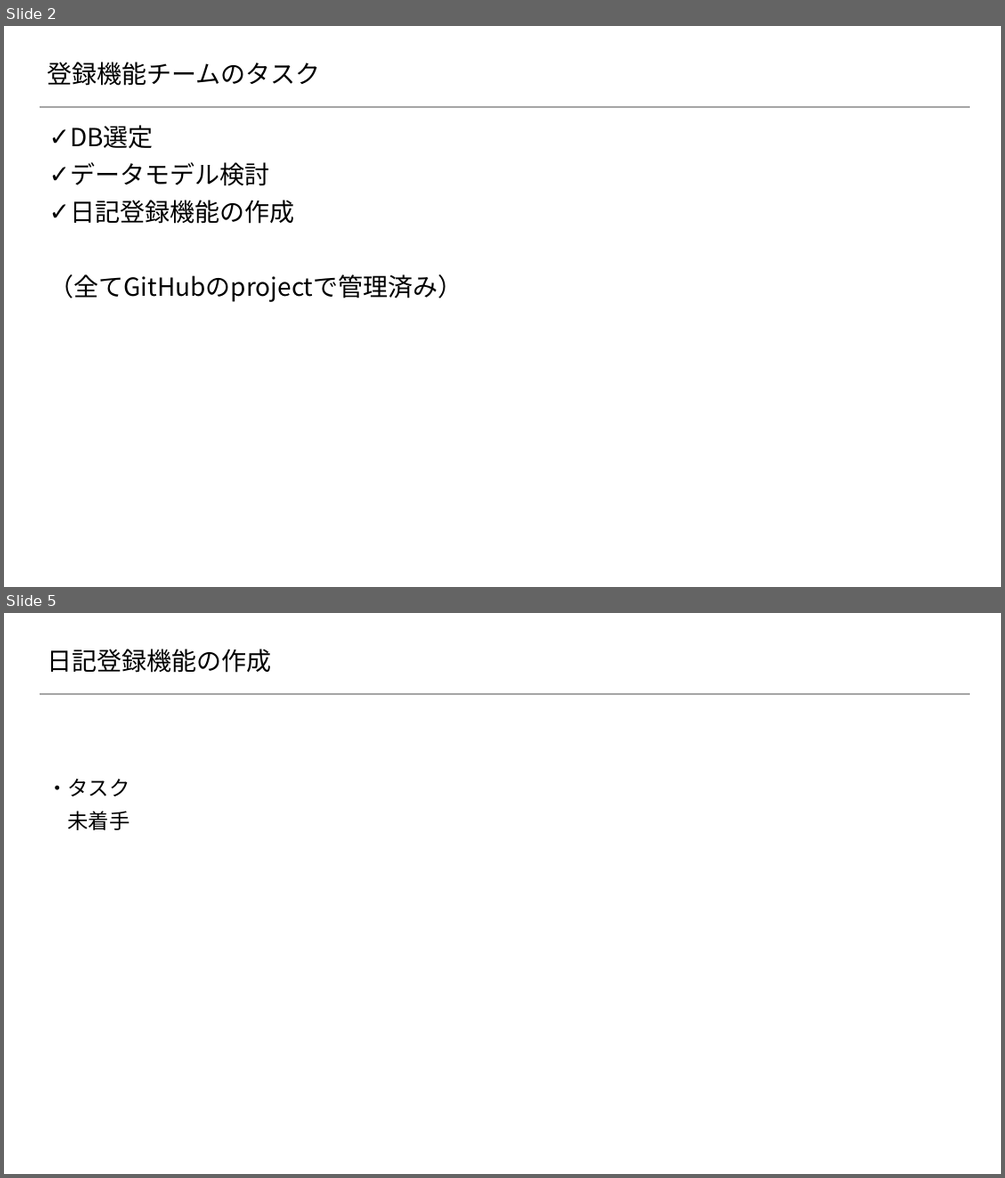
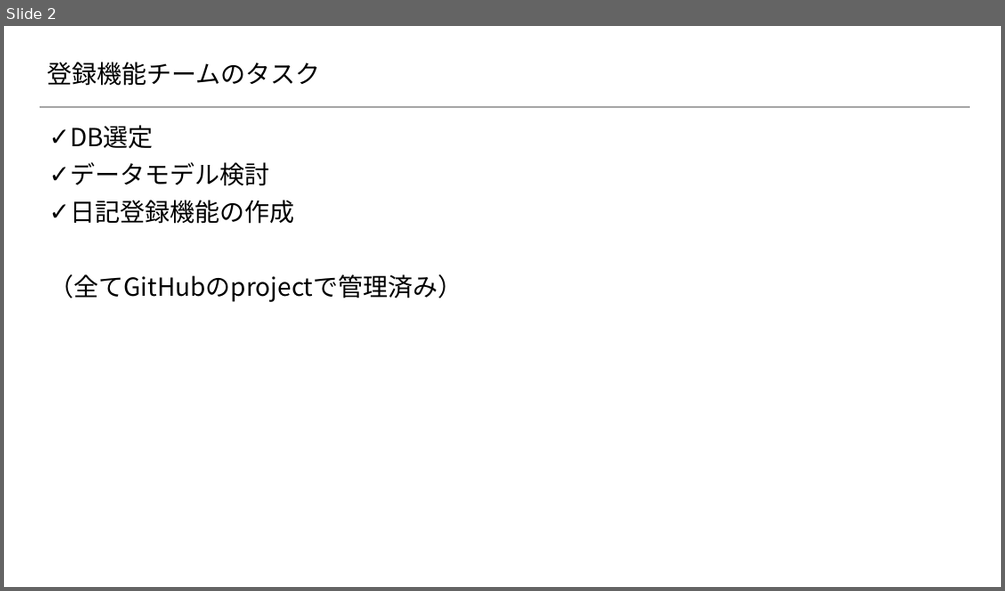
Before and after one commit to 2018SYSTEMI34/diary, a slide deck: doc/01_勉強会/01_勉強会資料/20180919_勉強会/02.資料/01_登録機能.pptx. Shown one above the other, each under a label of ours: slides 2 and 5 before the commit, slide 2 after it; the slides between them are not shown. The pictures are 1005x1178 and 1005x591 pixels, drawn with LibreOffice and Linux fonts; fonts in the diff are those of the drawing; background and template pictures are left out. Boxes give left, top, right and bottom in pixels: in the first picture for what was removed or moved away, otherwise in the second. Text is boxed around its words. In the diff, an @@ line names an element or a change of style, - is before the commit and + after.

```diff
--- a/doc/01_勉強会/01_勉強会資料/20180919_勉強会/02.資料/01_登録機能.pptx
+++ b/doc/01_勉強会/01_勉強会資料/20180919_勉強会/02.資料/01_登録機能.pptx
@@ slide 5 removed at (4,613,1001,1174), background #FFFFFF; not listed: 1 template element that a slide beside it also shows @@
@@ title removed at (47,649,271,673) @@
-日記登録機能の作成
@@ text removed at (47,779,129,830) @@
-・タスク
-未着手
```
Also in this commit, not shown: 1 slide changed, 1 slide added, 2 other slides removed.
